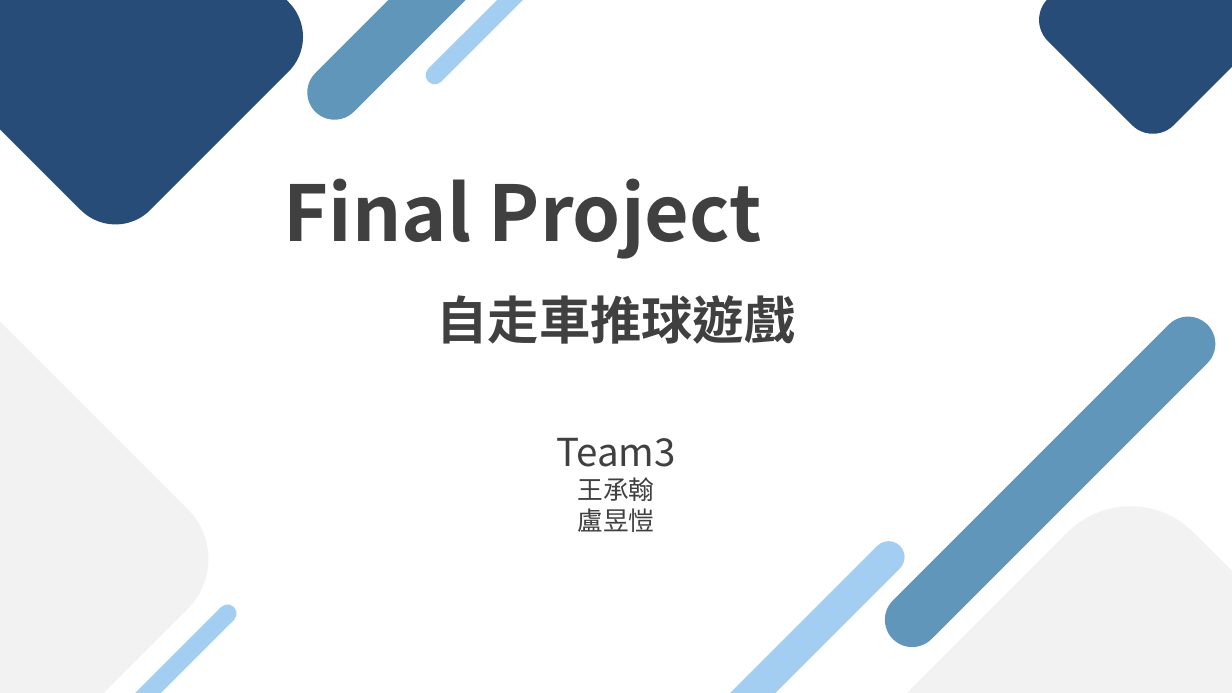
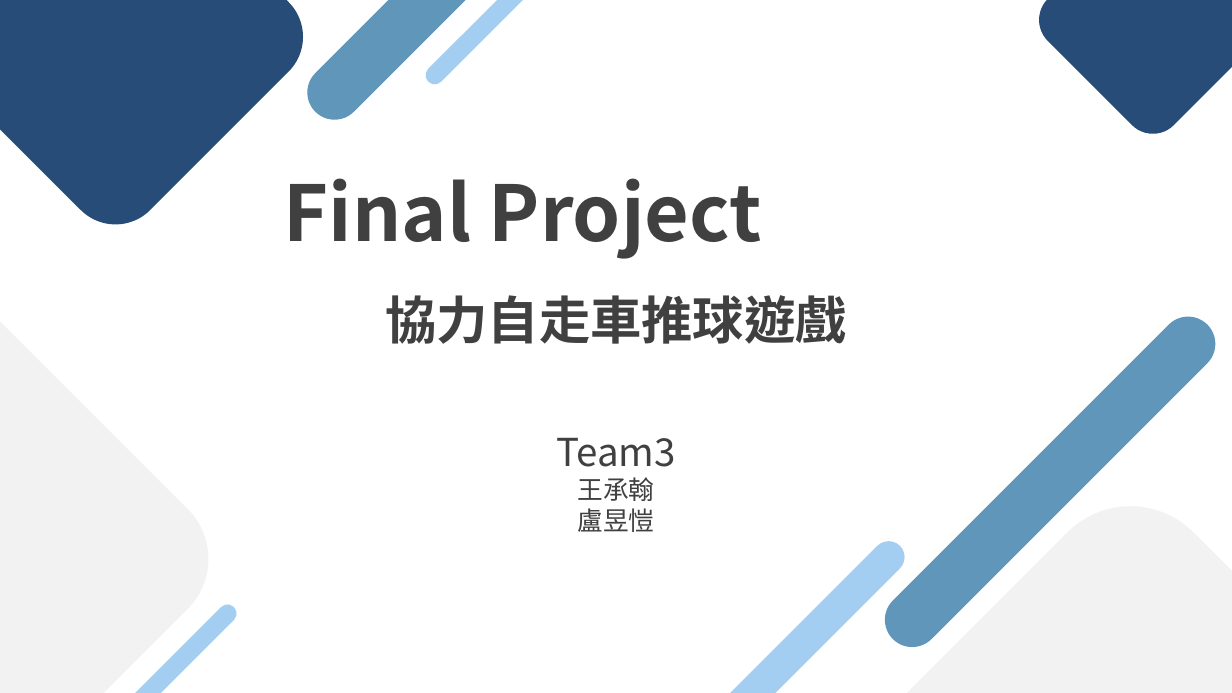
Before and after one commit to kerry96164/2024-EOS-FinalProject, a slide deck: slide 1 of final_project.pptx. Drawn at 1232x693 pixels with LibreOffice and Linux fonts; fonts in the diff are those of the drawing. Boxes give left, top, right and bottom in pixels: in the first picture for what was removed or moved away, otherwise in the second. Text is boxed around its words. In the diff, an @@ line names an element or a change of style, - is before the commit and + after.

```diff
--- a/final_project.pptx
+++ b/final_project.pptx
@@ text at [385, 295, 847, 344]: text changed @@
-自走車推球遊戲
+協力自走車推球遊戲
```
Also in this commit, not shown: 8 other slides changed, 3 other files.
